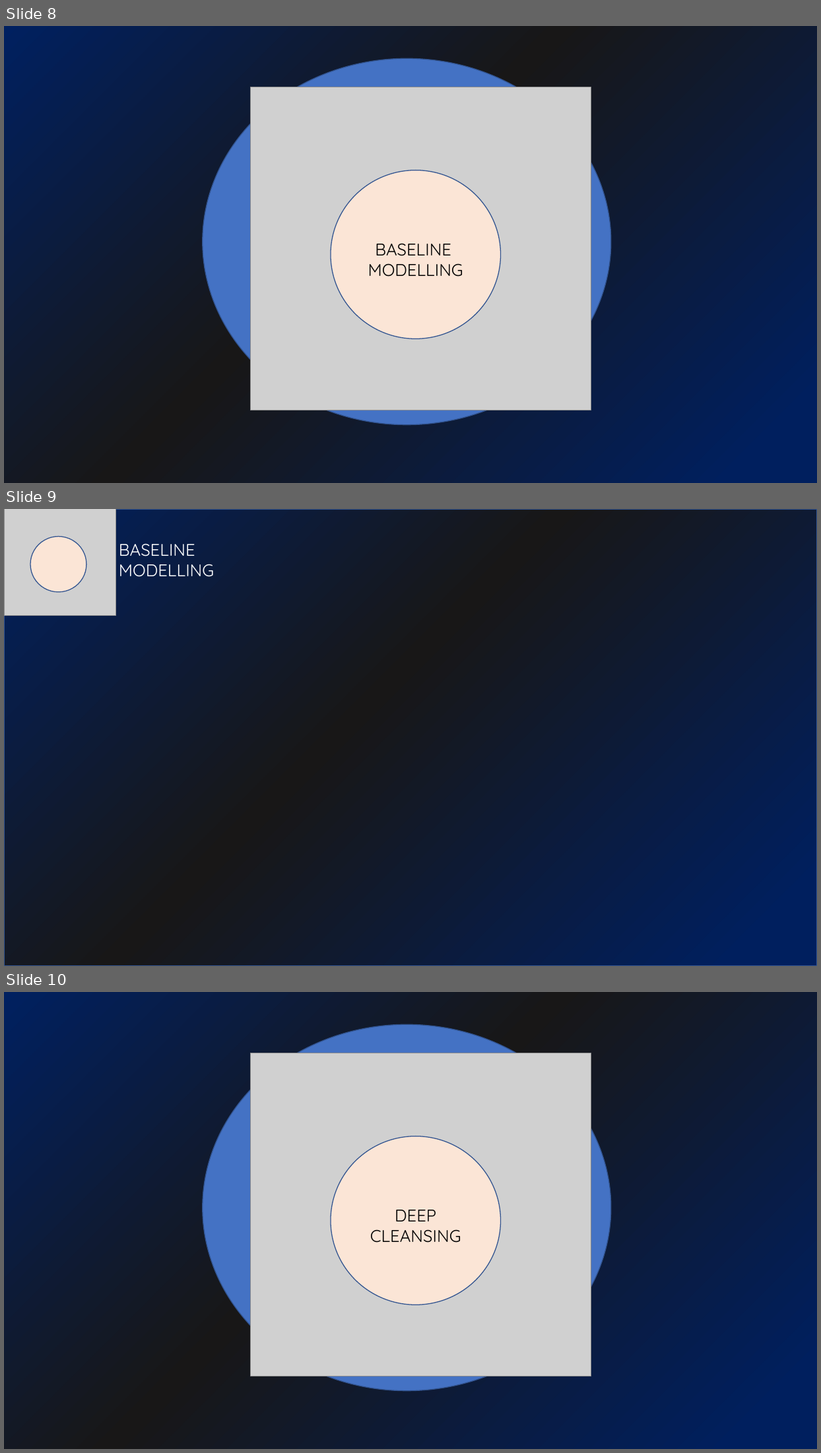
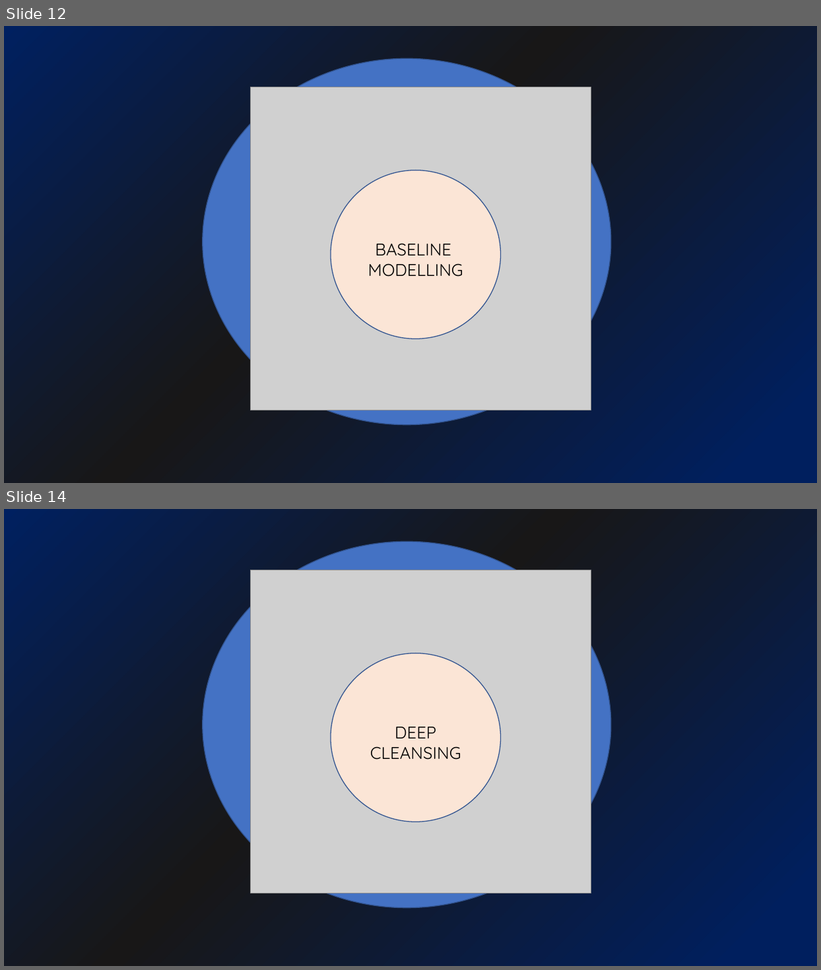
Before and after one commit to yodialfa/BPJSCostPrediction-Hackathon, a slide deck: bpjs.pptx. Shown one above the other, each under a label of ours: slides 8, 9 and 10 before the commit, slides 12 and 14 after it; the slides between them are not shown. The pictures are 821x1453 and 821x970 pixels, drawn with LibreOffice and Linux fonts; fonts in the diff are those of the drawing; grey boxes stand for pictures. Boxes give left, top, right and bottom in pixels: in the first picture for what was removed or moved away, otherwise in the second. Text is boxed around its words. In the diff, an @@ line names an element or a change of style, - is before the commit and + after.

```diff
--- a/bpjs.pptx
+++ b/bpjs.pptx
@@ slide 9 removed at (4,509,817,966), background gradient #001F5E to #181717 to #002060 @@
@@ ellipse removed at (4,509,817,966) @@
@@ rectangle removed at (4,509,817,966) @@
@@ picture removed at (4,509,116,616) @@
@@ ellipse removed at (30,537,86,592) @@
@@ text removed at (119,543,214,577) @@
-BASELINE
-MODELLING
@@ what was slide 8 is now slide 12 @@
@@ what was slide 10 is now slide 14 @@
```
Also in this commit, not shown: 1 slide changed, 5 slides added, 2 other files.
